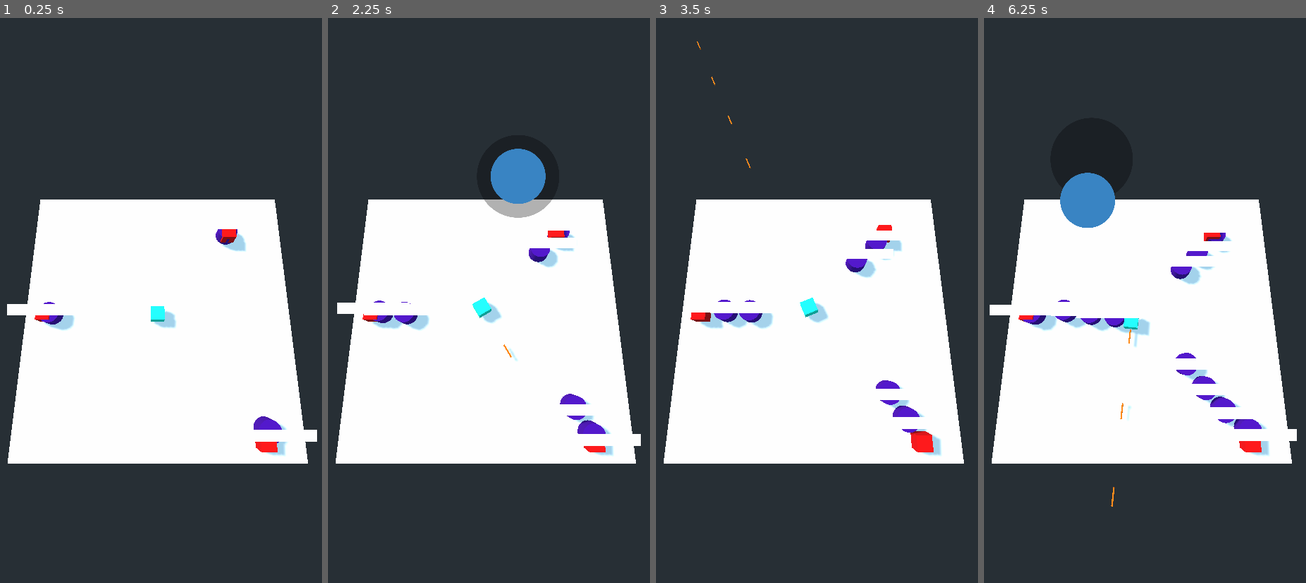
Above: before the commit, frames 1-4 (left to right).
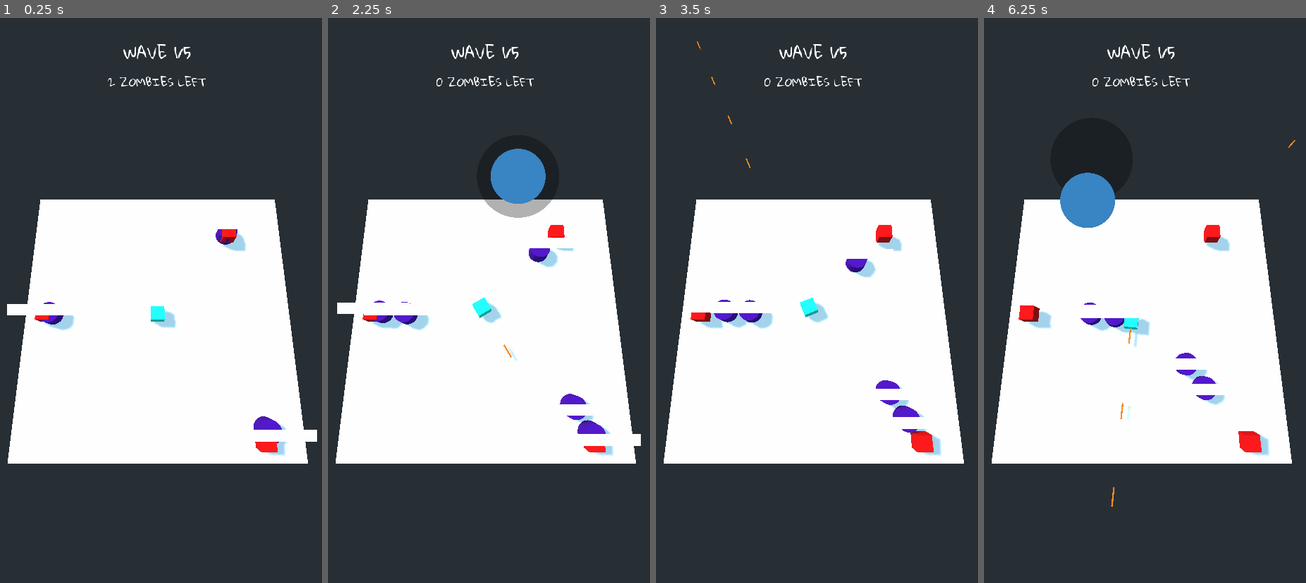
Above: after the commit, the same moments.

Repository: jeffsieu/coma-dash
Game: Godot game, scene res://MainLevel.tscn
The game is run twice, just before and just after one commit, with the same random seed, the same clock (stepped at 60 frames per second) and the same inputs.
Inputs (mouse positions are in pixels of both pictures, inside the frame that each line leads up to):
- Up to frame 1 (0.25 s): no input
- Up to frame 2 (2.25 s): move the mouse to (556, 272) at 0.52 s; click (556, 272) at 0.67 s; drag from (418, 328) to (469, 413) at 1.27 s; move the mouse to (517, 176) at 2.02 s; click (517, 176) at 2.17 s
- Up to frame 3 (3.5 s): drag from (797, 413) to (713, 215) at 2.77 s
- Up to frame 4 (6.25 s): move the mouse to (1241, 385) at 3.52 s; click (1241, 385) at 3.67 s; drag from (1041, 215) to (1090, 159) at 4.27 s; move the mouse to (1157, 300) at 5.02 s; click (1157, 300) at 5.17 s; drag from (1090, 159) to (1074, 328) at 5.77 s

The runs differ from the first frame. In frame 1, 0.3% of the frame differs, in the area x 33-64%, y 4-13%; in frame 2, 0.4%; in frame 3, 0.5%; in frame 4, 1.9%, in the area x 1-98%, y 4-75%.

Commit message:
Finish basic waves, spawning mechanism

Diff:
--- a/EnemySpawner/EnemySpawner.gd
+++ b/EnemySpawner/EnemySpawner.gd
@@ -13,19 +13,21 @@
 	add_to_group("spawners")
 
 func start(wave):
-	print('starting wave', wave)
 	self.wave = wave
 	is_running = true
 
+func stop():
+	is_running = false
+
 func _process(delta):
 	if is_running:
-		if respawn_cooldown <= 0:
-			print('spawning')
+		if respawn_cooldown <= 0 and wave.spawned_count < wave.total_count:
 			respawn_cooldown += respawn_time
 			count += 1
 			var zombie = Zombie.instance()
 			randomize()
+			zombie.wave = wave
 			zombie.transform.origin = transform.origin + Vector3(randf() * scale.x, -zombie.scale.y, randf() * scale.z)
 			$"/root/Level".add_child(zombie)
-			wave.spawned_zombie_count += 1
+			wave.on_enemy_spawned()
 		respawn_cooldown -= delta
--- /dev/null
+++ b/GUI.gd
@@ -0,0 +1,15 @@
+extends VBoxContainer
+
+var level_manager
+
+func _ready():
+	var level_manager = $"/root/Level/LevelManager"
+	level_manager.connect("wave_changed", self, "on_wave_changed")
+	level_manager.connect("enemy_spawned", self, "on_enemy_spawned")
+	$WaveCounter.text = "WAVE %s/%s" % [level_manager.current_wave_count, level_manager.wave_count]
+
+func on_wave_changed(wave, wave_count, total_wave_count):
+	$WaveCounter.text = "WAVE %d/%d" % [wave_count, total_wave_count]
+
+func on_enemy_spawned(spawned, total):
+	$ZombiesLeft.text = "%d ZOMBIES LEFT" % (total - spawned)
--- /dev/null
+++ b/Heading1.tres
@@ -0,0 +1,8 @@
+[gd_resource type="DynamicFont" load_steps=2 format=2]
+
+[sub_resource type="DynamicFontData" id=1]
+font_path = "res://GloriaHallelujah-Regular.ttf"
+
+[resource]
+size = 28
+font_data = SubResource( 1 )
--- /dev/null
+++ b/Heading2.tres
@@ -0,0 +1,8 @@
+[gd_resource type="DynamicFont" load_steps=2 format=2]
+
+[sub_resource type="DynamicFontData" id=1]
+font_path = "res://GloriaHallelujah-Regular.ttf"
+
+[resource]
+size = 20
+font_data = SubResource( 1 )
--- a/LevelManager/LevelManager.gd
+++ b/LevelManager/LevelManager.gd
@@ -3,14 +3,32 @@
 const Wave = preload("res://LevelManager/Wave.gd")
 
 var current_wave
+var current_wave_count = 0
+var wave_count = 5
 
 signal wave_changed
+signal enemy_spawned
 
 func _ready():
 	spawn_wave()
 
+func end():
+	pass
+
 func spawn_wave():
 	var wave = Wave.new(self, 5)
+	wave.connect("spawned_count_changed", self, "on_spawned_count_changed")
+	wave.connect("ended", self, "on_wave_ended")
 	current_wave = wave
-	emit_signal("wave_changed", current_wave)
+	current_wave_count += 1
 	wave.start()
+	emit_signal("wave_changed", current_wave, current_wave_count, wave_count)
+
+func on_spawned_count_changed(spawned, total):
+	emit_signal("enemy_spawned", spawned, total)
+
+func on_wave_ended(wave):
+	if current_wave_count == wave_count:
+		end()
+	else:
+		spawn_wave()
--- a/LevelManager/Wave.gd
+++ b/LevelManager/Wave.gd
@@ -1,17 +1,33 @@
-var zombie_count
+var total_count
 var level_manager
-var spawned_zombie_count = 0
+var spawned_count = 0
+var dead_count = 0
 
-signal spawned_zombie_count_changed
+signal spawned_count_changed
+signal ended
 
-func _init(level_manager, zombie_count):
+func _init(level_manager, total_count):
 	self.level_manager = level_manager
-	self.zombie_count = zombie_count
-	emit_signal("spawned_zombie_count_changed")
+	self.total_count = total_count
+	emit_signal("spawned_count_changed")
 
 func start():
 	level_manager.get_tree().call_group("spawners", "start", self)
 
-func zombie_spawned():
-	spawned_zombie_count += 1
-	emit_signal("spawned_zombie_count_changed", spawned_zombie_count)
+func stop_spawners():
+	level_manager.get_tree().call_group("spawners", "stop")
+
+func end():
+	emit_signal("ended", self)
+
+func on_enemy_spawned():
+	spawned_count += 1
+	emit_signal("spawned_count_changed", spawned_count, total_count)
+	print(spawned_count, total_count)
+	if spawned_count >= total_count:
+		stop_spawners()
+
+func on_enemy_died():
+	dead_count += 1
+	if dead_count == total_count:
+		end()
--- a/MainLevel.tscn
+++ b/MainLevel.tscn
@@ -7,6 +7,9 @@
 [ext_resource path="res://Joystick/JoystickKnob.gd" type="Script" id=5]
 [ext_resource path="res://EnemySpawner/EnemySpawner.tscn" type="PackedScene" id=6]
 [ext_resource path="res://LevelManager/LevelManager.gd" type="Script" id=7]
+[ext_resource path="res://Heading1.tres" type="DynamicFont" id=8]
+[ext_resource path="res://Heading2.tres" type="DynamicFont" id=9]
+[ext_resource path="res://GUI.gd" type="Script" id=10]
 
 [sub_resource type="BoxShape" id=1]
 
@@ -58,3 +61,42 @@
 
 [node name="LevelManager" type="Node" parent="."]
 script = ExtResource( 7 )
+
+[node name="MarginContainer" type="MarginContainer" parent="."]
+margin_left = 26.0
+margin_top = 14.0
+margin_right = 571.0
+margin_bottom = 998.0
+__meta__ = {
+"_edit_use_anchors_": false
+}
+
+[node name="GUI" type="VBoxContainer" parent="."]
+anchor_right = 1.0
+anchor_bottom = 1.0
+margin_left = 32.0
+margin_top = 33.5074
+margin_right = -32.0
+margin_bottom = -30.4926
+script = ExtResource( 10 )
+__meta__ = {
+"_edit_use_anchors_": false
+}
+
+[node name="WaveCounter" type="Label" parent="GUI"]
+margin_right = 536.0
+margin_bottom = 57.0
+custom_fonts/font = ExtResource( 8 )
+text = "WAVE 2/3"
+align = 1
+__meta__ = {
+"_edit_use_anchors_": false
+}
+
+[node name="ZombiesLeft" type="Label" parent="GUI"]
+margin_top = 61.0
+margin_right = 536.0
+margin_bottom = 102.0
+custom_fonts/font = ExtResource( 9 )
+text = "10 ZOMBIES LEFT"
+align = 1
--- a/Zombie/Zombie.gd
+++ b/Zombie/Zombie.gd
@@ -27,4 +27,5 @@
 		_die()
 
 func _die():
+	wave.on_enemy_died()
 	.queue_free()
Binary file added: GloriaHallelujah-Regular.ttf
Not shown: 1 places in MainLevel.tscn that only renumber resources
